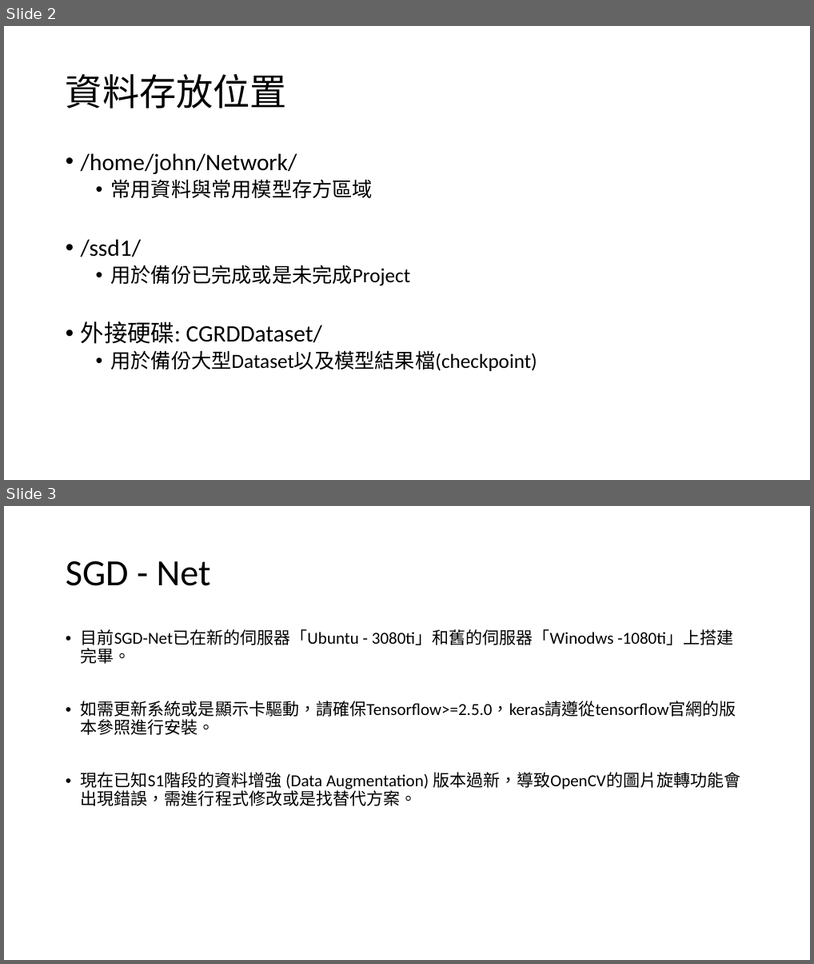
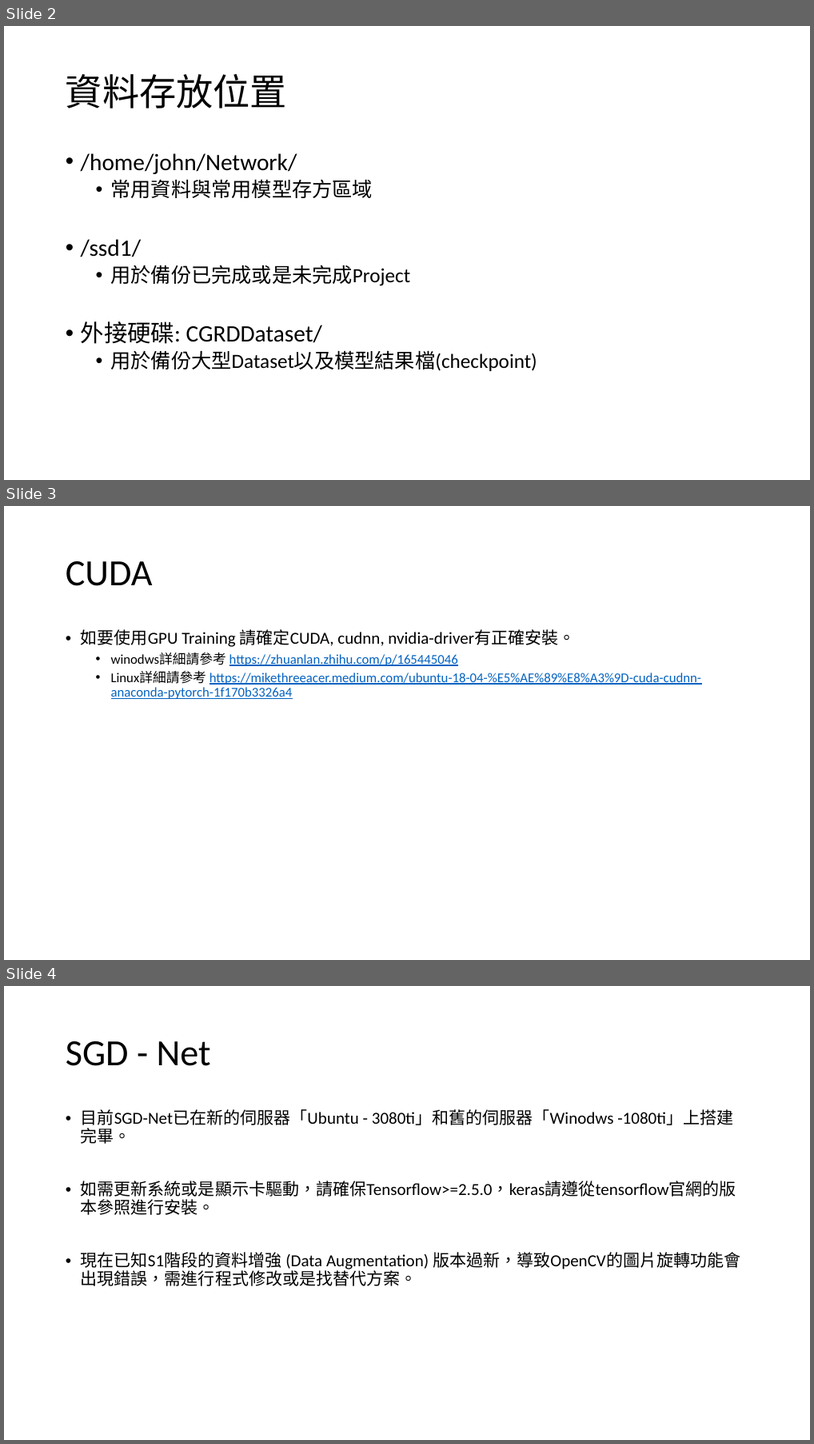
Before and after one commit to IlikeBB/CG-Project, a slide deck: 交接注意事項.pptx. Shown one above the other, each under a label of ours: slides 2 and 3 before the commit, slides 2, 3 and 4 after it. The pictures are 814x964 and 814x1444 pixels, drawn with LibreOffice and Linux fonts; fonts in the diff are those of the drawing. Boxes give left, top, right and bottom in pixels: in the first picture for what was removed or moved away, otherwise in the second. Text is boxed around its words. In the diff, an @@ line names an element or a change of style, - is before the commit and + after.

Commit message:
update hand-over pptx

```diff
--- a/交接注意事項.pptx
+++ b/交接注意事項.pptx
@@ slide 3 added at (4, 506, 810, 960), background #FFFFFF @@
@@ title added at (66, 561, 153, 586), 44 pt, text #000000 @@
+CUDA
@@ text added at (81, 629, 702, 699), 16 pt, text #0563C1, underline @@
+• 如要使用GPU Training 請確定CUDA, cudnn, nvidia-driver有正確安裝。
+  • winodws詳細請參考 https://zhuanlan.zhihu.com/p/165445046
+  • Linux詳細請參考 https://mikethreeacer.medium.com/ubuntu-18-04-%E5%AE%89%E8%A3%9D-cuda-cudnn-anaconda-pytorch-1f170b3326a4
@@ what was slide 3 is now slide 4 @@
```
